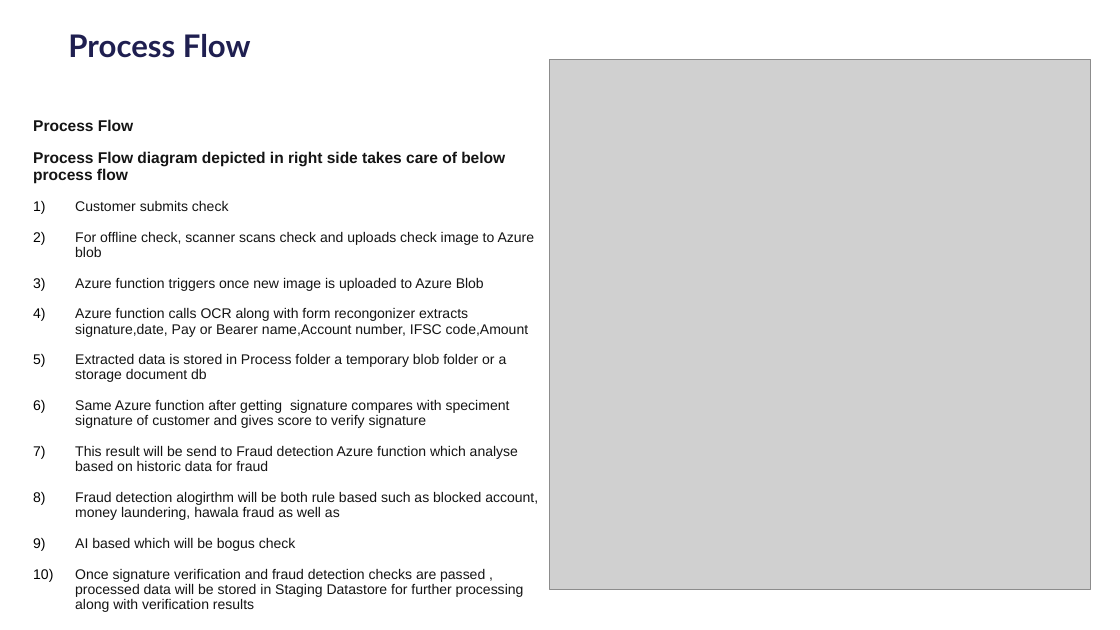
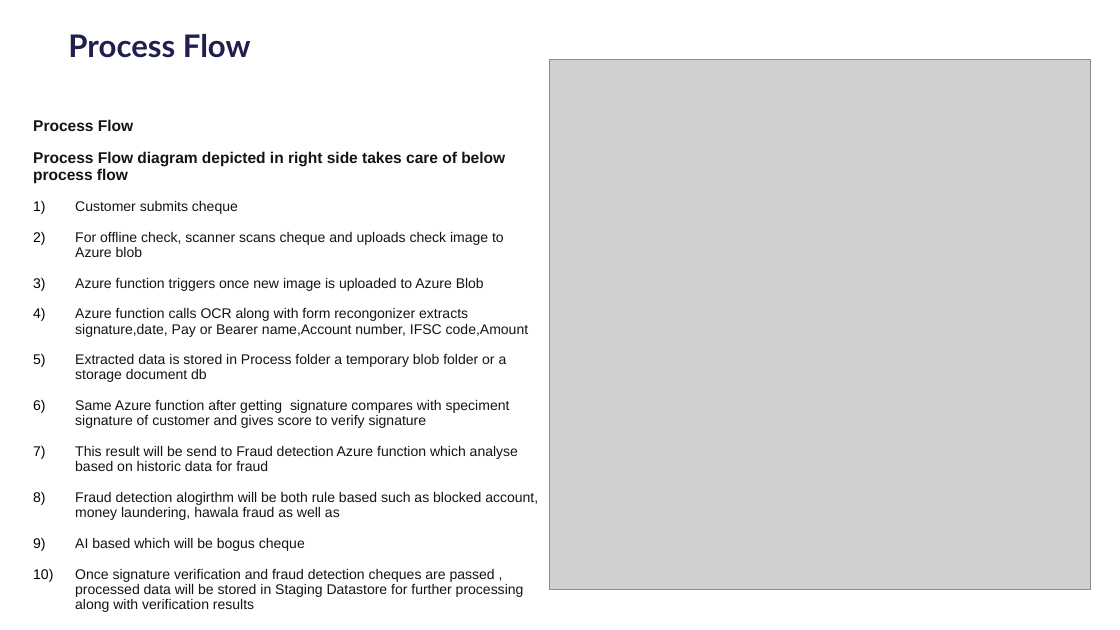
Before and after one commit to siva-tcs/TG-Auto-check, a slide deck: slide 6 of bob_automatedcheck_3GuysFromEdinburgh.pptx. Drawn at 1120x630 pixels with LibreOffice and Linux fonts; fonts in the diff are those of the drawing; grey boxes stand for pictures; background and template pictures are left out. Boxes give left, top, right and bottom in pixels: in the first picture for what was removed or moved away, otherwise in the second. Text is boxed around its words. In the diff, an @@ line names an element or a change of style, - is before the commit and + after.

```diff
--- a/bob_automatedcheck_3GuysFromEdinburgh.pptx
+++ b/bob_automatedcheck_3GuysFromEdinburgh.pptx
@@ text at bbox=[75, 201, 504, 257]: text changed @@
-1) Customer submits check
-2) For offline check, scanner scans check and uploads check image to Azure blob
+1) Customer submits cheque
+2) For offline check, scanner scans cheque and uploads check image to Azure blob
@@ text at bbox=[75, 538, 524, 597]: text changed @@
-9) AI based which will be bogus check
-10) Once signature verification and fraud detection checks are passed , processed data will be stored in Staging Datastore for further processing along with verification results
+9) AI based which will be bogus cheque
+10) Once signature verification and fraud detection cheques are passed , processed data will be stored in Staging Datastore for further processing along with verification results
```
Also in this commit, not shown: 4 other slides changed, 2 other files.
